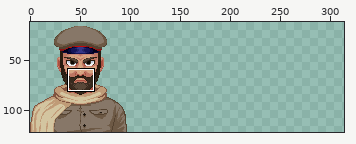
One commit to this sprite sheet: Client/Content/Units/Officer/portrait.png. Above: a wide view before the commit, with the close-up outlined.
Close-up. First the earlier version:
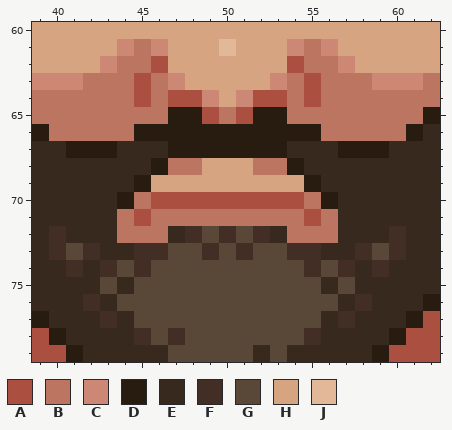
The file is 97x106 pixels. Shown: x 39..62, y 60..79. The old version is drawn lined up with the new one, on the new canvas. The wide view leaves out empty margins. The commit also changed other parts of the picture, which this record leaves out.
Palette (. is transparent): A #ab4f40  B #bc7561  C #cc8875  D #281b0f  E #37291d  F #432e25  G #594738  H #d6a480  J #e2b899
Pixels before, first column x 39:
60 HHHHHHHHHHHHHHHHHHHHHHHH
61 HHHHHCBCHHHJHHHCBCHHHHHH
62 HHHHCBBAHHHHHHHABBCHHHHH
63 CCCBBBABCHHHHHCBABBBCCCB
64 BBBBBBABAACHCAABABBBBBBB
65 BBBBBBBBDDABADDBBBBBBBBD
66 DBBBBBDDDDDDDDDDDBBBBBDE
67 EEDDDEEEDDDDDDDEEEDDDEEE
68 EEEEEEEDBBHHHBBDEEEEEEEE
69 EEEEEEDHHHHHHHHHDEEEEEEE
70 EEEEEDBAAAAAAAAABDEEEEEE
71 EEEEEBABBBBBBBBBABEEEEEE
72 EFEEEBBBEFGFGFEBBBEEEFEE
73 EFGFEEFFGGFGFGGFFEEFGFEE
74 EEFEFGFGGGGGGGGGFGFEFEEE
75 EEEEGEGGGGGGGGGGGEGEEEEE
76 EEEFEGGGGGGGGGGGGGEFEEED
77 DEEEFEGGGGGGGGGGGEFEEEDA
78 ADEEEEFGFGGGGGGGFEEEEDAA
79 AADEEEEEGGGGGEGEEEEEDAAA
The same view after the edit:
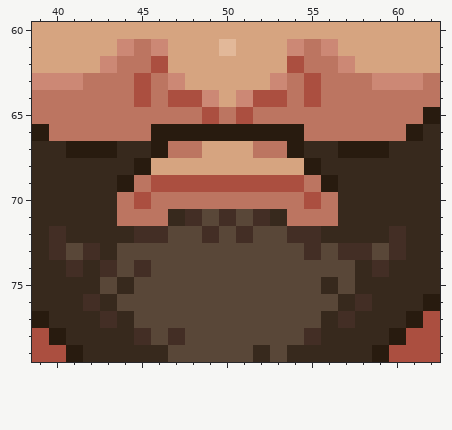
Edits made:
canvas 97x106 -> 330x122, the old top-left corner now at 0,16
Changed rows in their new state; - is an unchanged pixel.
first column x 44:
65 ---BB---BB----
66 -B---------B--
67 --DBBHHHBBD---
68 -DHHH---HHHD--
69 DBAAAAAAAAABD-
70 BABBBBBBBBBAB-
71 -B-EFGFGFE-B--
72 EFFGGFGFGGFFE-
73 GGG--G-G--G-GF
74 -----------G-G
